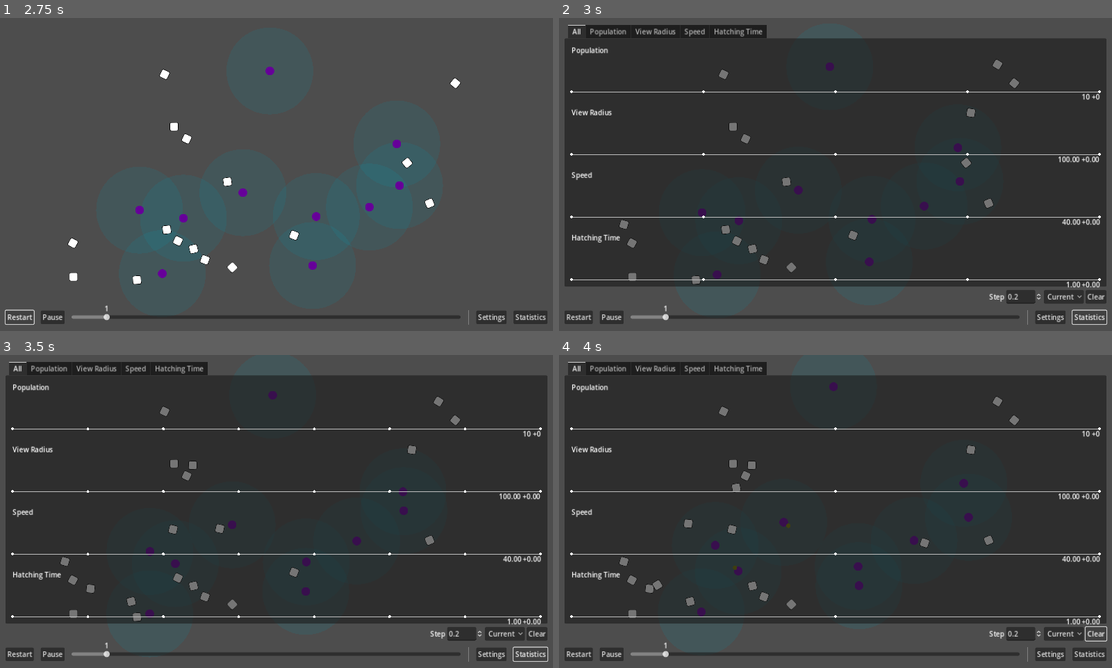
Above: before the commit, frames 1-4 (two rows, left to right).
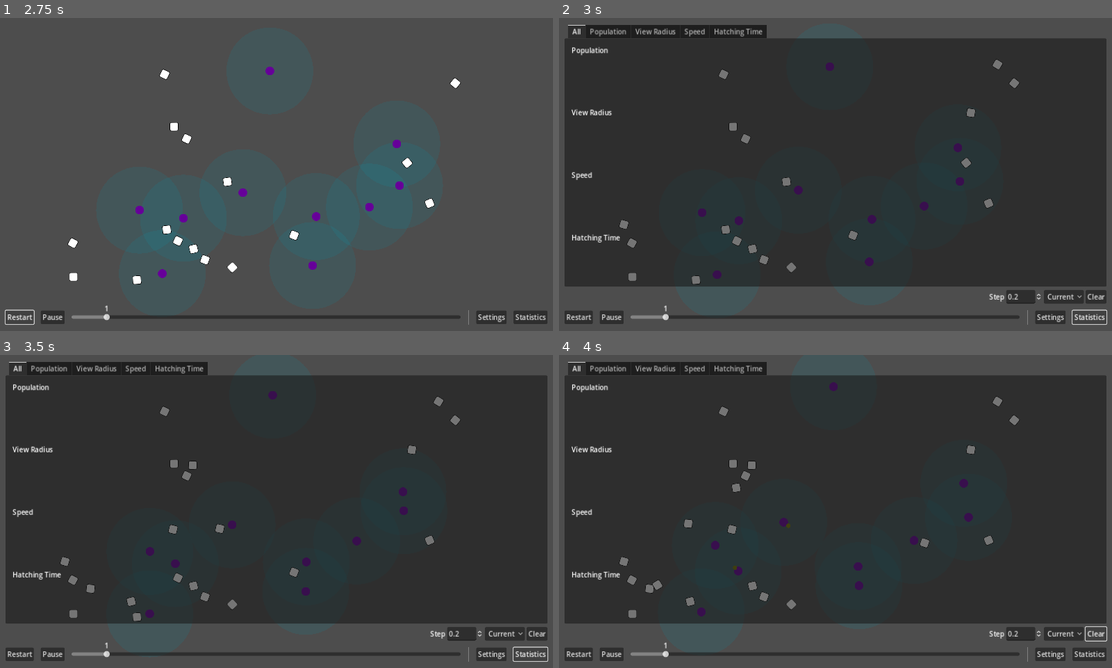
Above: after the commit, the same moments.

Repository: wivest/Natural-Selection
Game: Godot game, scene res://main.tscn
Same seed, same stepped clock (60 frames per second), same inputs: the game is played once before the commit and once after it.
Inputs:
- Up to frame 1 (2.75 s): click "Restart" at 0.5 s; click "Restart" at 1.25 s; click "Restart" at 2 s
- Up to frame 2 (3 s): click "Statistics" at 2.75 s
- Up to frame 3 (3.5 s): no input
- Up to frame 4 (4 s): click "Clear" at 3.5 s

Frame 1 is identical in both runs. In frame 2, 1.2% of the frame differs, in the area x 2-98%, y 23-87%; in frame 3, 1.2%; in frame 4, 1.2%.
Error after the commit: Trying to assign value of type 'counter.gd' to a variable of type 'canvas.gd'. (res://ui/tabs/statistics/chart/chart.gd:28)

Commit message:
refactor: move counter to canvas

Diff:
--- /dev/null
+++ b/ui/tabs/statistics/chart/canvas.gd
@@ -0,0 +1,8 @@
+class_name ChartCanvas
+extends Control
+
+@onready var counter: Counter = $Counter
+
+func position_counter(ratio: float):
+	counter.anchor_top = ratio
+	counter.anchor_bottom = ratio
--- a/ui/tabs/statistics/chart/chart.gd
+++ b/ui/tabs/statistics/chart/chart.gd
@@ -25,11 +25,11 @@
 		return Vector2(x, y)
 
 @onready var chart_name: Label = $Name
-@onready var counter: Counter = $Control/Counter
+@onready var canvas: ChartCanvas = $Canvas/Counter
 
 func _ready():
 	chart_name.text = name
-	counter.padding = padding
+	canvas.counter.padding = padding
 	view_modes[1].time_step = parameters.step.value
 
 	parameters.step.value_changed.connect(func(v: float): view_modes[1].time_step = v; queue_redraw())
@@ -66,7 +66,7 @@
 	for i in range(start + 1, end):
 		vratio = view_mode.get_vratio(data.nodes[i].y, minimum, maximum)
 		hratio = view_mode.get_hratio(data.get_relative_time(i, start), delta)
-		position_counter(vratio)
+		canvas.position_counter(vratio)
 
 		var pos := Vector2(
 			get_theme_constant("margin_left") + _margin_size.x * hratio,
@@ -79,7 +79,7 @@
 	for i in range(start, end):
 		var vratio: float = view_mode.get_vratio(data.nodes[i].y, minimum, maximum)
 		var hratio: float = view_mode.get_hratio(data.get_relative_time(i, start), delta)
-		position_counter(vratio)
+		canvas.position_counter(vratio)
 
 		var pos := Vector2(
 			get_theme_constant("margin_left") + _margin_size.x * hratio,
@@ -99,10 +99,6 @@
 	var node_time: float = previous_time + parameters.step.value
 	data.nodes.append(Vector2(node_time, getter.get_value()))
 
-	counter.value = getter.get_value()
+	canvas.counter.value = getter.get_value()
 
 	queue_redraw()
-
-func position_counter(ratio: float):
-	counter.anchor_top = ratio
-	counter.anchor_bottom = ratio
--- a/ui/tabs/statistics/chart/chart.tscn
+++ b/ui/tabs/statistics/chart/chart.tscn
@@ -16,16 +16,17 @@
 theme_override_constants/margin_right = 16
 theme_override_constants/margin_bottom = 16
 script = ExtResource("1_g8qfy")
+padding = null
 
 [node name="Name" type="Label" parent="."]
 layout_mode = 2
 size_flags_horizontal = 0
 size_flags_vertical = 0
 
-[node name="Control" type="Control" parent="."]
+[node name="Canvas" type="Control" parent="."]
 layout_mode = 2
 
-[node name="Counter" type="Label" parent="Control"]
+[node name="Counter" type="Label" parent="Canvas"]
 layout_mode = 1
 anchors_preset = -1
 anchor_left = 1.0
